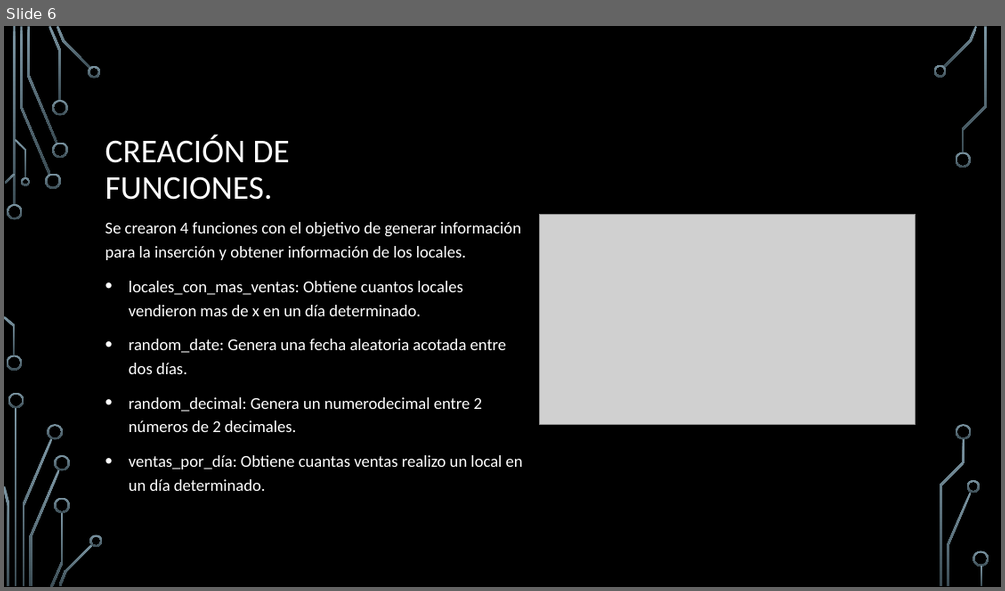
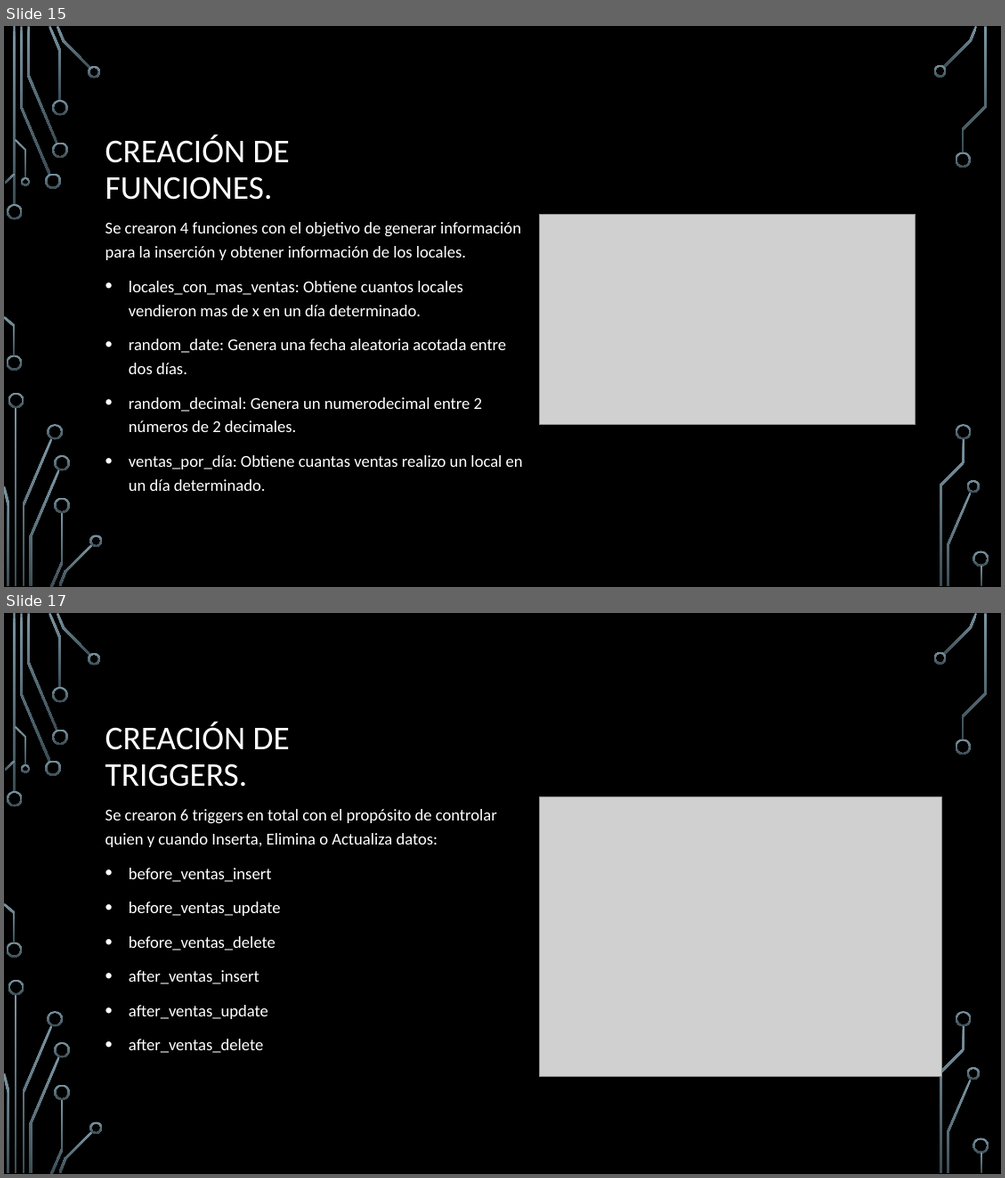
Before and after one commit to Fran2109/Curso_SQL_CoderHouse, a slide deck: Entrega Final/Informe Proyecto Casa de Sanitarios Francisco Agustin Filosi.pptx. Shown one above the other, each under a label of ours: slide 6 before the commit, slides 15 and 17 after it; the slides between them are not shown. The pictures are 1005x591 and 1005x1178 pixels, drawn with LibreOffice and Linux fonts; fonts in the diff are those of the drawing; grey boxes stand for pictures; background and template pictures are left out. Boxes give left, top, right and bottom in pixels: in the first picture for what was removed or moved away, otherwise in the second. Text is boxed around its words. In the diff, an @@ line names an element or a change of style, - is before the commit and + after.

```diff
--- a/Entrega Final/Informe Proyecto Casa de Sanitarios Francisco Agustin Filosi.pptx
+++ b/Entrega Final/Informe Proyecto Casa de Sanitarios Francisco Agustin Filosi.pptx
@@ slide 17 added at (x1=4, y1=613, x2=1001, y2=1174), background picture (left out); not listed: 36 template elements that a slide beside it also shows @@
@@ title added at (x1=105, y1=722, x2=290, y2=787), 32 pt, text #FFFFFF @@
+CREACIÓN DE TRIGGERS.
@@ picture added at (x1=540, y1=797, x2=942, y2=1077) @@
@@ text added at (x1=105, y1=809, x2=497, y2=1053), 16 pt, text #FFFFFF @@
+Se crearon 6 triggers en total con el propósito de controlar quien y cuando Inserta, Elimina o Actualiza datos:
+• before_ventas_insert
+• before_ventas_update
+• before_ventas_delete
+• after_ventas_insert
+• after_ventas_update
+• after_ventas_delete
@@ what was slide 6 is now slide 15 @@
```
Also in this commit, not shown: 1 slide changed, 13 other slides added, 1 slide removed, 6 other files.
